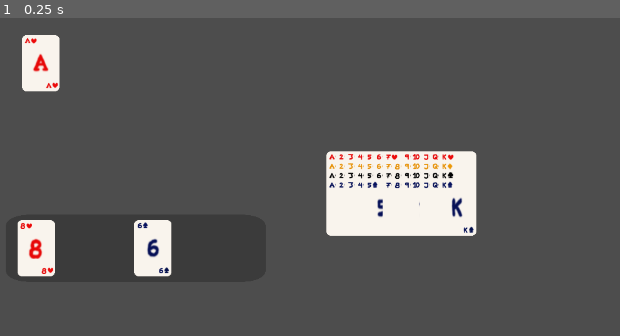
Above: before the commit, frame 1.
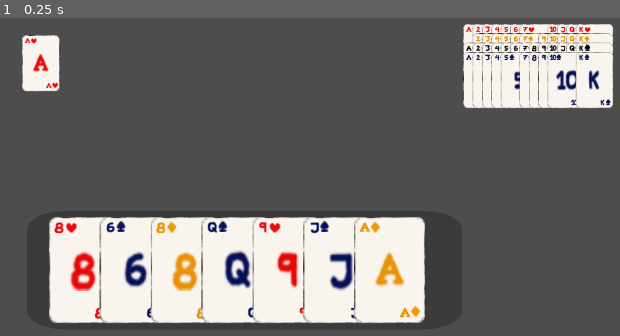
Above: after the commit, the same moment.

Repository: T33py/CardGame
Game: Godot game, scene res://TestScene.tscn
The game is run twice, just before and just after one commit, with the same random seed, the same clock (stepped at 60 frames per second) and the same inputs.
Inputs:
- Up to frame 1 (0.25 s): no input

The runs differ from the first frame. In frame 1, 31% of the frame differs, in the area x 2-99%, y 1-96%.

Commit message:
Better placement + borders to easier see overlaps

Diff:
--- a/Cards/Card.gd
+++ b/Cards/Card.gd
@@ -109,7 +109,7 @@
 	pass
 
 func get_width():
-	return find_child("BasicCardFront").texture.get_width()
+	return find_child("BasicCardFront").texture.get_width() * scale.x
 
 func get_height():
-	return find_child("BasicCardFront").texture.get_height()
+	return find_child("BasicCardFront").texture.get_height() * scale.y
--- a/Cards/CardDisplayArea.gd
+++ b/Cards/CardDisplayArea.gd
@@ -38,10 +38,16 @@
 		return
 
 	var width = texture.get_width()
-	var left_border = position.x - (width / 2) + (width * 0.1)
-	var dist = texture.get_width() - (width * 0.1)
+	var left_border = position.x - (width / 2) + (width * 0.05)
+	var dist = texture.get_width() - (width * 0.1) - (cards[0].get_width() / 2)
 	var interval = dist / segments
+
 	for i in range(segments):
 		var card = cards[i]
+		var target_height = texture.get_height() * scale.y * 0.9
+		var card_height = card.get_height()
+
+		card.scale *= target_height / card_height
+
 		card.position = Vector2(left_border + (card.get_width() / 2) + (interval * i+1), 0)
 	pass
--- a/Cards/Hand.gd
+++ b/Cards/Hand.gd
@@ -19,7 +19,7 @@
 func _process(delta):
 	if draw_card:
 		draw_random_card()
-	if len(display_area.cards) < 2:
+	if len(display_area.cards) < 7:
 		draw_card = true
 	pass
 
--- a/TestScene.tscn
+++ b/TestScene.tscn
@@ -7,12 +7,12 @@
 [node name="TestScene" type="Node2D"]
 
 [node name="Hand" parent="." node_paths=PackedStringArray("current_deck") instance=ExtResource("2_dh85x")]
-position = Vector2(254, 506)
-scale = Vector2(0.216207, 0.0993241)
+position = Vector2(428, 541)
+scale = Vector2(0.362737, 0.17562)
 current_deck = NodePath("../Deck")
 
 [node name="Deck" parent="." instance=ExtResource("3_h1md0")]
-position = Vector2(574, 381)
+position = Vector2(793, 177)
 
 [node name="Card" parent="." instance=ExtResource("1_jgnmq")]
 position = Vector2(102, 210)
Binary file changed: Art/CardArt/BasicCardFront.png
Not shown, changed: Art/CardArt/Cards.xcf
